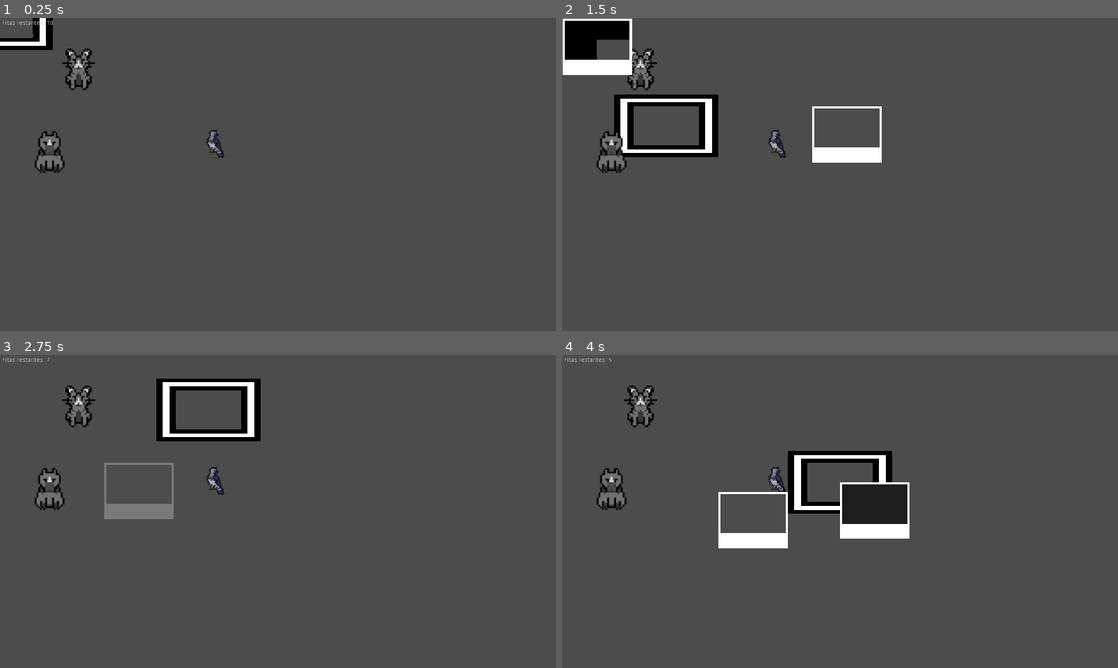
Above: before the commit, frames 1-4 (two rows, left to right).
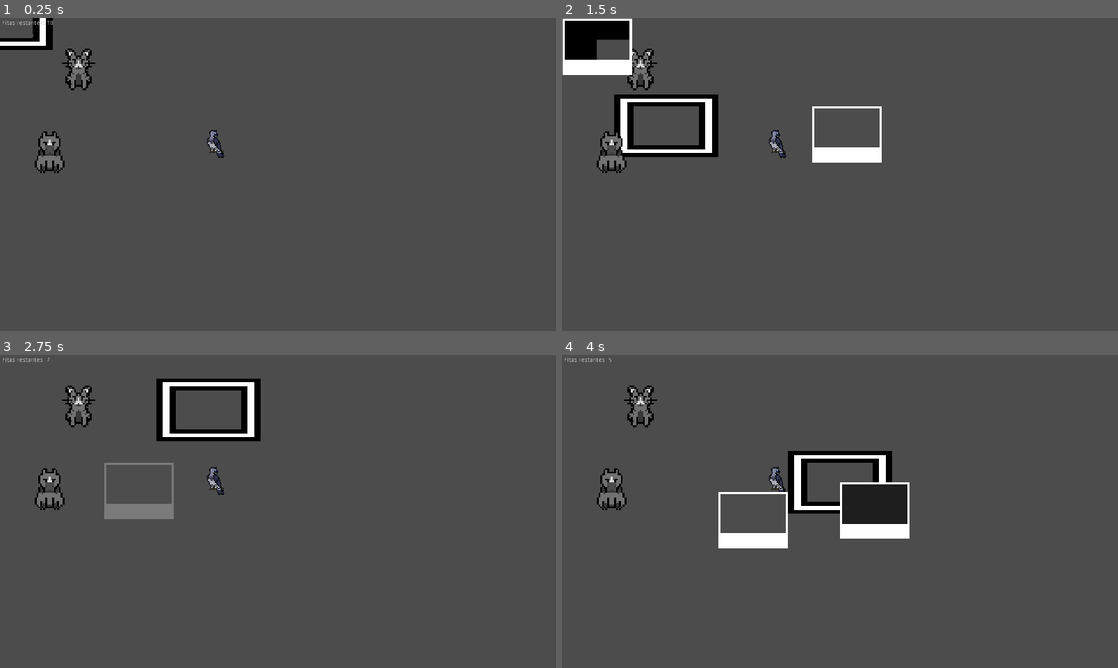
Above: after the commit, the same moments.

Repository: Dwahgon/fauna-em-foco
Game: Godot game, scene res://Fases/Jogo/Jogo.tscn
Same seed, same stepped clock (60 frames per second), same inputs: the game is played once before the commit and once after it. This scene is started directly instead of the project's main scene.
Inputs (mouse positions are in pixels of both pictures, inside the frame that each line leads up to):
- Up to frame 1 (0.25 s): no input
- Up to frame 2 (1.5 s): tap Enter (ui_accept) at 0.5, 0.77 s; move the mouse to (962, 158) at 0.52 s; move the mouse to (728, 190) at 1.27 s
- Up to frame 3 (2.75 s): tap Enter (ui_accept) at 1.52 s; move the mouse to (333, 442) at 2.02 s
- Up to frame 4 (4 s): move the mouse to (812, 574) at 2.77 s; tap Enter (ui_accept) at 3.02, 3.77 s; move the mouse to (1006, 558) at 3.52 s

The runs differ from the first frame. In frame 1, 0.3% of the frame differs, in the area x 6-41%, y 10-50%; in frame 2, 0.3%; in frame 3, 0.3%; in frame 4, 0.3%.

Commit message:
fix: load animal texture properly

Diff:
--- a/Animais/Animal.gd
+++ b/Animais/Animal.gd
@@ -3,9 +3,5 @@
 export(int) var id_animal: int = 0
 
 func _ready():
-	print()
-	var texture = ImageTexture.new()
-	var image = Image.new()
-	image.load("res://Assets/Sprites/"+Globais.dados_animais[str(id_animal)]["nome"]+".png")
-	texture.create_from_image(image)
+	var texture: StreamTexture = load("res://Assets/Sprites/"+Globais.dados_animais[str(id_animal)]["nome"]+".png")
 	$Sprite.texture = texture
